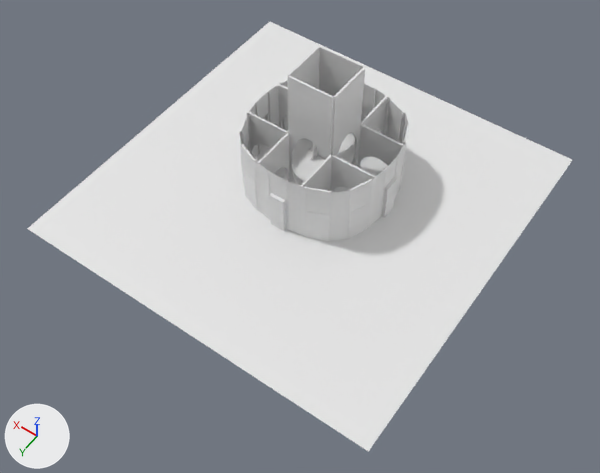
Two versions of the glTF model Dalek_City/assets/models/SkaroSet.glb, one commit apart.
Both versions are drawn from a 50 mm camera at (-15.9, 23.0, 32.2) aimed at (-1.6, 3.1, 0.9). Arrows for +X, +Y and +Z are at lower left; the lights stay in place. Where no turn or scale is listed for an object, it has been applied to the vertices. Vertices at the same position are counted once.

Names of what the first picture shows: 'Arch Round', 'Arch Round.001', 'Arch Round.003', 'Arch Round.004', 'Arch Round.005', 'Arch Round.007', 'Arch Round.008', 'Arch Round.010', 'Arch Round.011', 'Arch Round.012', 'Doorframe.002', 'Doorframe.004', 'Doorframe.007', 'Doorframe.008', 'Doorpanel.001', 'Doorpanel.002', 'Doorpanel.007', 'Doorpanel.008', 'Ground Plane', "Panel - 3'", "Panel - 3'.006", 'Wall Blank'.
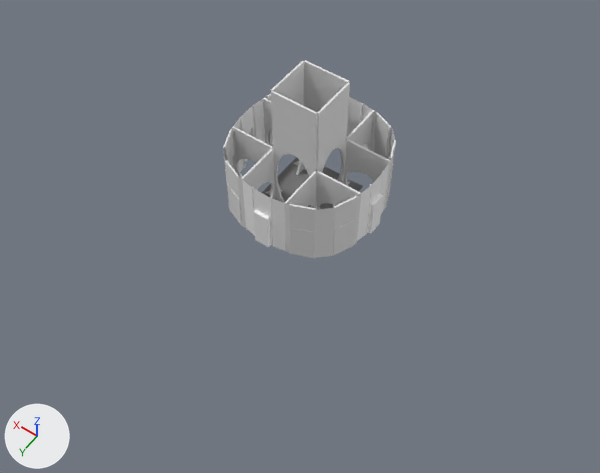
Changed parts and their boxes [x1, y1, x2, y2] in the pictures (600 x 473 px):
'Ground Plane', recoloured, reshaped
    before: [27, 22, 572, 451]
    after: [262, 157, 363, 209]
'Wall Blank', moved
    before: [249, 84, 403, 234]
    after: [234, 97, 389, 251]
'Arch Round', moved
    before: [288, 75, 334, 185]
    after: [271, 91, 317, 208]
'Arch Round.003', moved
    before: [331, 67, 365, 166]
    after: [316, 82, 350, 209]
'Arch Round.008', moved
    before: [317, 46, 365, 165]
    after: [304, 60, 349, 182]
'Arch Round.011', moved
    before: [357, 124, 404, 195]
    after: [344, 139, 390, 210]
'Arch Round.001', moved
    before: [330, 155, 376, 226]
    after: [316, 171, 361, 242]
"Panel - 3'", moved
    before: [329, 190, 351, 241]
    after: [314, 208, 336, 258]
'Arch Round.004', moved
    before: [248, 112, 288, 180]
    after: [232, 126, 273, 196]
'Arch Round.007', moved
    before: [288, 46, 320, 177]
    after: [271, 61, 304, 192]
'Arch Round.005', moved
    before: [257, 133, 290, 212]
    after: [241, 148, 275, 228]
'Doorpanel.001', moved
    before: [305, 211, 330, 241]
    after: [290, 228, 315, 258]
'Arch Round.010', moved
    before: [300, 155, 332, 235]
    after: [284, 171, 317, 252]
'Doorframe.008', moved
    before: [384, 98, 405, 143]
    after: [371, 112, 392, 159]
'Doorpanel.002', moved
    before: [347, 203, 370, 239]
    after: [333, 219, 356, 256]
'Doorframe.002', moved
    before: [348, 178, 373, 225]
    after: [333, 194, 358, 248]
'Arch Round.012', moved
    before: [361, 96, 388, 169]
    after: [346, 110, 374, 184]
'Doorframe.004', moved
    before: [241, 144, 258, 182]
    after: [225, 159, 241, 198]
'Doorpanel.008', moved
    before: [387, 124, 399, 141]
    after: [374, 139, 386, 157]
'Doorframe.007', moved
    before: [401, 125, 409, 173]
    after: [388, 140, 396, 186]
"Panel - 3'.006", moved
    before: [401, 113, 409, 143]
    after: [388, 129, 396, 157]
'Doorpanel.007', moved
    before: [399, 151, 406, 190]
    after: [386, 165, 393, 206]
'Doorpanel.003', moved
    before: [241, 144, 248, 175]
    after: [225, 157, 234, 193]
"Panel - 3'.004", moved (not visible afterwards)
    before: [240, 139, 244, 182]

The edits, one by one:
Material 'floor' (mat_floor) is new.
Its base color is (0.196, 0.196, 0.196) (grey #7a7a7a).
me_plane_001 has 4 vertices, 2 faces and spans x -10.0..10.0, y -10.0..10.0, z 0.0.
me_plane_001 is used by ob_ground_plane; location (0.0, 0.0, 0.0).
Part 1, on me_plane_001:
Vertex 0 of me_plane_001 moves from (-10.0, -10.0, 0.0) at pixel (572, 159) to (-2.0, -2.0, 0.0) at pixel (363, 186).
Vertex 1 of me_plane_001 moves from (10.0, 10.0, 0.0) at pixel (27, 228) to (2.0, 2.0, 0.0).
Vertex 2 of me_plane_001 moves from (-10.0, 10.0, 0.0) at pixel (368, 451) to (-2.0, 2.0, 0.0).
Vertex 3 of me_plane_001 moves from (10.0, -10.0, 0.0) at pixel (269, 21) to (2.0, -2.0, 0.0).
me_plane_001 now uses material mat_floor (grey #7a7a7a).
Object 'Arch Round.010' (ob_arch_round_010) moves from (-1.25, 1.25, 0.0) to (-1.25, 2.5, 0.0).
Object 'Arch Round.001' (ob_arch_round_001) moves from (-2.5, 0.0, 0.0) to (-2.5, 1.25, 0.0).
Object 'Arch Round.004' (ob_arch_round_004) moves from (2.5, 0.0, 0.0) to (2.5, 1.25, 0.0).
Object 'Arch Round.005' (ob_arch_round_005) moves from (1.25, 1.25, 0.0) to (1.25, 2.5, 0.0).
Object 'Arch Round.011' (ob_arch_round_011) moves from (-2.5, -2.5, 0.0) to (-2.5, -1.25, 0.0).
Object 'Arch Round.012' (ob_arch_round_012) moves from (-1.25, -3.75, 0.0) to (-1.25, -2.5, 0.0).
Object 'Arch Round' (ob_arch_round) moves from (0.0, 0.0, 0.0) to (0.0, 1.25, 0.0).
Object 'Arch Round.003' (ob_arch_round_003) moves from (-1.25, -1.25, 0.0) to (-1.25, 0.0, 0.0).
Object 'Arch Round.007' (ob_arch_round_007) moves from (1.25, -1.25, 0.0) to (1.25, 0.0, 0.0).
Object 'Arch Round.008' (ob_arch_round_008) moves from (0.0, -2.5, 0.0) to (0.0, -1.25, 0.0).
Object 'Wall Blank' (ob_wall_blank) moves from (0.0, -1.25, 0.0) to (0.0, 0.0, 0.0).
Object "Panel - 3'" (ob_panel___3) moves from (-3.23, 1.34, 0.0) to (-3.23, 2.59, 0.0).
Object 'Doorpanel.001' (ob_doorpanel_001) moves from (-2.58, 1.99, 0.0) to (-2.58, 3.24, 0.0).
Object 'Doorframe.002' (ob_doorframe_002) moves from (-3.7, 0.24, 0.0) to (-3.7, 1.49, 0.0).
Object 'Doorpanel.002' (ob_doorpanel_002) moves from (-3.7, 0.24, 0.0) to (-3.7, 1.49, 0.0).
Object "Panel - 3'.004" (ob_panel___3__004) moves from (2.59, 1.98, 0.0) to (2.59, 3.23, 0.0).
Object 'Doorpanel.003' (ob_doorpanel_003) moves from (3.24, 1.33, 0.0) to (3.24, 2.58, 0.0).
Object 'Doorframe.004' (ob_doorframe_004) moves from (1.49, 2.45, 0.0) to (1.49, 3.7, 0.0).
Object "Panel - 3'.006" (ob_panel___3__006) moves from (-2.59, -4.48, 0.0) to (-2.59, -3.23, 0.0).
Object 'Doorframe.007' (ob_doorframe_007) moves from (-3.24, -3.83, 0.0) to (-3.24, -2.58, 0.0).
Object 'Doorpanel.007' (ob_doorpanel_007) moves from (-3.24, -3.83, 0.0) to (-3.24, -2.58, 0.0).
Object 'Doorframe.008' (ob_doorframe_008) moves from (-1.49, -4.95, 0.0) to (-1.49, -3.7, 0.0).
Object 'Doorpanel.008' (ob_doorpanel_008) moves from (-1.49, -4.95, 0.0) to (-1.49, -3.7, 0.0).
